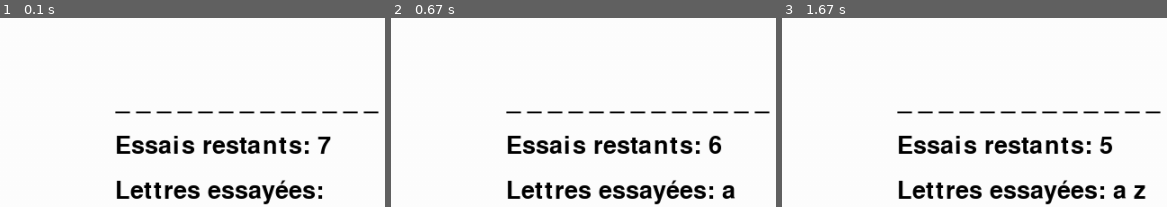
Above: before the commit, frames 1-3 (left to right).
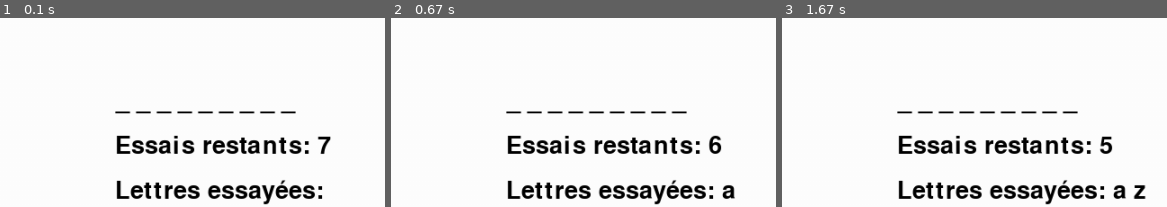
Above: after the commit, the same moments.

Repository: elodie-boweren/Pendu
Game: pygame game, started from hangman_pygame.py
The game is run twice, just before and just after one commit, with the same random seed, the same clock (stepped at 60 frames per second) and the same inputs.
Inputs:
- Up to frame 1 (0.1 s): no input
- Up to frame 2 (0.67 s): tap A at 0.33 s
- Up to frame 3 (1.67 s): tap Z at 0.67 s
The pictures show only the part of the screen within x 50-100%, y 42-92%; the shares and areas given below are measured in that part.

The runs differ from the first frame. In frame 1, 0.3% of the frame differs, in the area x 78-99%, y 49-51%; in frame 2, 0.3%; in frame 3, 0.3%.

Commit message:
fix: file close and word doc separate, and menu
modified some of Hangman_pygame code to close program QUIT, added menu and separate word file. Still need to add feature to open word file to take word and add words to it.

Diff:
--- a/hangman_pygame.py
+++ b/hangman_pygame.py
@@ -17,10 +17,11 @@
 police_titre = pygame.font.SysFont(None, 60)
 
 
-mots = ["python", "pygame", "programming", "ordinateur", "jeu", "pendu", "developpement"]
+mots = ["words.txt"]
 mot_a_trouver = random.choice(mots)
 lettres_trouvees = []
 attempts = 7
+run = True
 
 def afficher_texte(texte, police, couleur, x, y):
     texte_surface = police.render(texte, True, couleur)
@@ -52,8 +53,8 @@
 def game():
     global mot_a_trouver, lettres_trouvees, attempts
 
-    run = True
-    while True:
+    run=True
+    while run :
         window.fill(WHITE)
 
         lettres_affichees = " ".join([lettre if lettre in lettres_trouvees else "_" for lettre in mot_a_trouver])
--- /dev/null
+++ b/words.txt
@@ -0,0 +1,19 @@
+input
+loop
+functions
+testing
+methods
+hackathon
+framework
+python
+programming
+terminal
+github
+interface
+upgrade
+resilience
+perseverate
+developper
+coding
+
+hello
